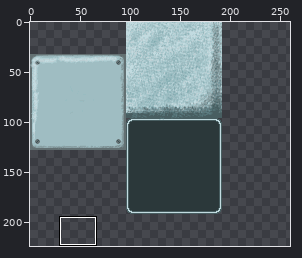
File history of a sprite sheet, bin/Images/Tilesets/Metal.png. The first picture is a wide view before the edit; the outline marks the close-up.
Close-up. Old version:
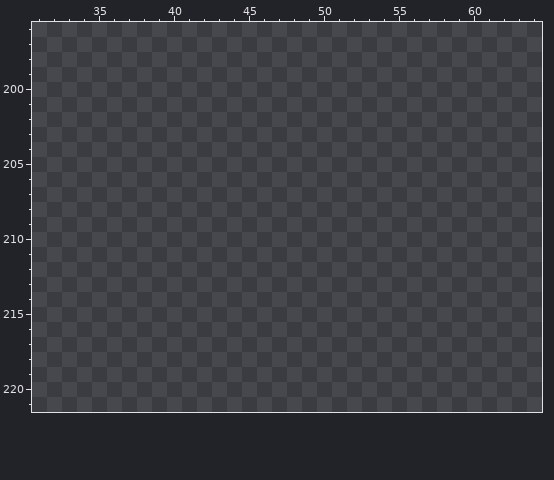
The file is 512x512 pixels. Pixels under 10% opacity are left out. Colours within 5 levels of each other are drawn and written as one. Shown: x 31..64, y 196..221. The wide view leaves out empty margins. The commit also changed other parts of the picture, which this record leaves out.
Now the later version:
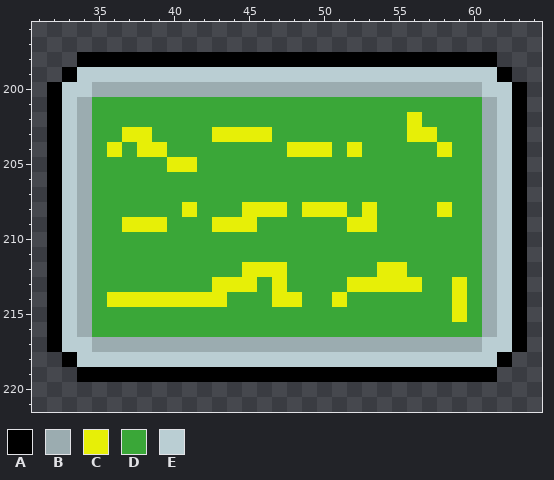
Palette (. is transparent): A #000000  B #9bacb0  C #e7ef07  D #3aa738  E #baced3
What changed:
y 198: x 34..61 ............................ -> AAAAAAAAAAAAAAAAAAAAAAAAAAAA
y 199: x 33..62 .............................. -> AEEEEEEEEEEEEEEEEEEEEEEEEEEEEA
y 200: x 32..63 ................................ -> AEEBBBBBBBBBBBBBBBBBBBBBBBBBBEEA
y 201: x 32..63 ................................ -> AEBDDDDDDDDDDDDDDDDDDDDDDDDDDBEA
y 202: x 32..63 ................................ -> AEBDDDDDDDDDDDDDDDDDDDDDCDDDDBEA
y 203: x 32..63 ................................ -> AEBDDCCDDDDCCCCDDDDDDDDDCCDDDBEA
y 204: x 32..63 ................................ -> AEBDCDCCDDDDDDDDCCCDCDDDDDCDDBEA
y 205: x 32..63 ................................ -> AEBDDDDDCCDDDDDDDDDDDDDDDDDDDBEA
y 206..207: x 32..63 ................................ -> AEBDDDDDDDDDDDDDDDDDDDDDDDDDDBEA
y 208: x 32..63 ................................ -> AEBDDDDDDCDDDCCCDCCCDCDDDDCDDBEA
y 209: x 32..63 ................................ -> AEBDDCCCDDDCCCDDDDDDCCDDDDDDDBEA
y 210..211: x 32..63 ................................ -> AEBDDDDDDDDDDDDDDDDDDDDDDDDDDBEA
y 212: x 32..63 ................................ -> AEBDDDDDDDDDDCCCDDDDDDCCDDDDDBEA
y 213: x 32..63 ................................ -> AEBDDDDDDDDCCCDCDDDDCCCCCDDCDBEA
y 214: x 32..63 ................................ -> AEBDCCCCCCCCDDDCCDDCDDDDDDDCDBEA
y 215: x 32..63 ................................ -> AEBDDDDDDDDDDDDDDDDDDDDDDDDCDBEA
y 216: x 32..63 ................................ -> AEBDDDDDDDDDDDDDDDDDDDDDDDDDDBEA
y 217: x 32..63 ................................ -> AEEBBBBBBBBBBBBBBBBBBBBBBBBBBEEA
y 218: x 33..62 .............................. -> AEEEEEEEEEEEEEEEEEEEEEEEEEEEEA
y 219: x 34..61 ............................ -> AAAAAAAAAAAAAAAAAAAAAAAAAAAA
